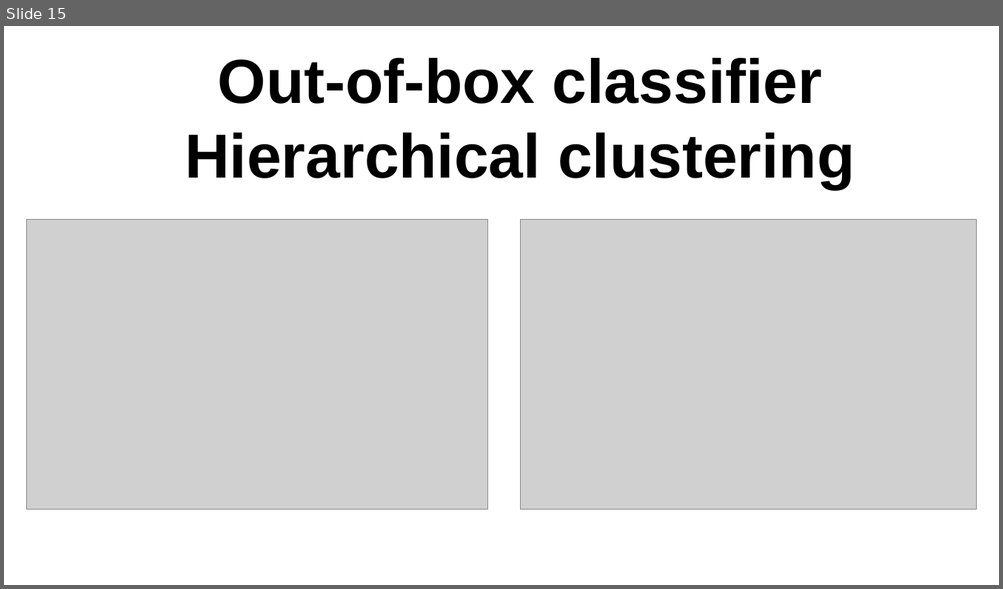
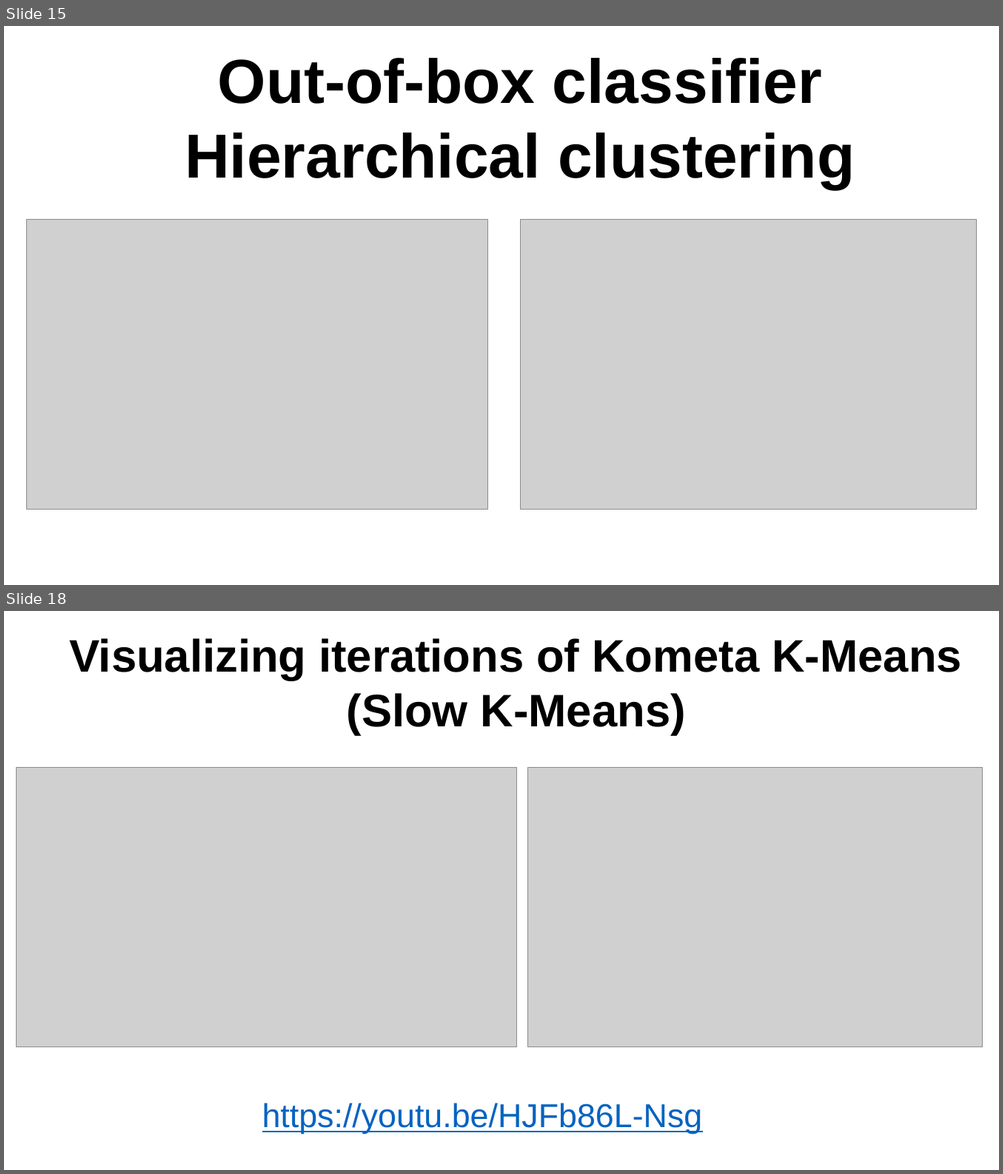
Before and after one commit to reeWorlds/ML_S4_labs, a slide deck: Lab1/Lab1.pptx. Shown one above the other, each under a label of ours: slide 15 before the commit, slides 15 and 18 after it; the slides between them are not shown. The pictures are 1003x589 and 1003x1174 pixels, drawn with LibreOffice and Linux fonts; fonts in the diff are those of the drawing; grey boxes stand for pictures. Boxes give left, top, right and bottom in pixels: in the first picture for what was removed or moved away, otherwise in the second. Text is boxed around its words. In the diff, an @@ line names an element or a change of style, - is before the commit and + after.

Commit message:
Add Kometa K-Means clustering in Lab1

```diff
--- a/Lab1/Lab1.pptx
+++ b/Lab1/Lab1.pptx
@@ slide 18 added at (x1=4, y1=611, x2=999, y2=1170), background #FFFFFF @@
@@ text added at (x1=69, y1=638, x2=962, y2=735), 44 pt, text #000000, bold @@
+Visualizing iterations of Kometa K-Means
+(Slow K-Means)
@@ picture added at (x1=16, y1=768, x2=517, y2=1048) @@
@@ picture added at (x1=528, y1=768, x2=982, y2=1048) @@
@@ text added at (x1=262, y1=1103, x2=703, y2=1134), 32 pt, text #0563C1, underline @@
+https://youtu.be/HJFb86L-Nsg
```
Also in this commit, not shown: 1 slide changed, 2 other slides added, 4 slides removed, 23 other files.
